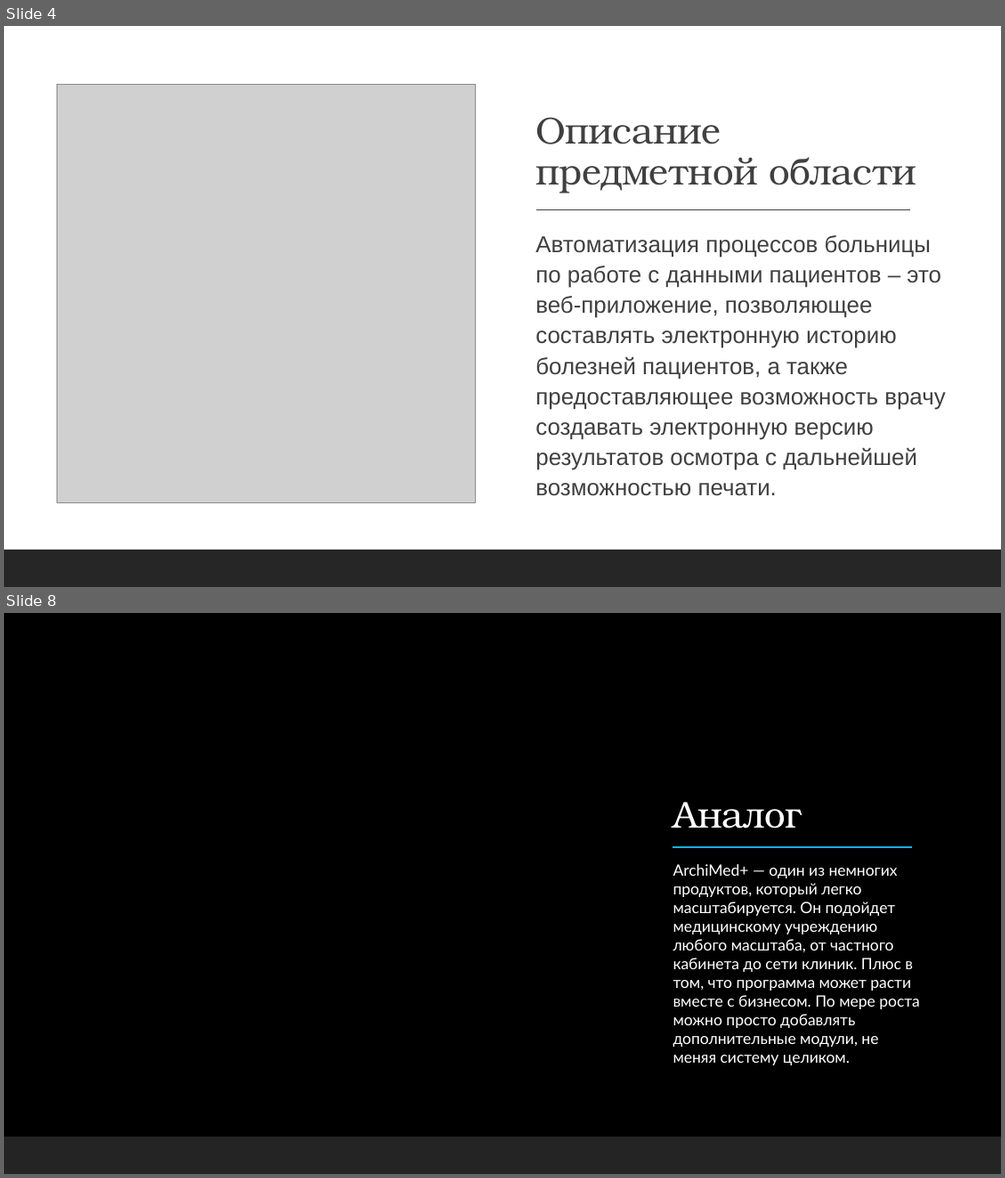
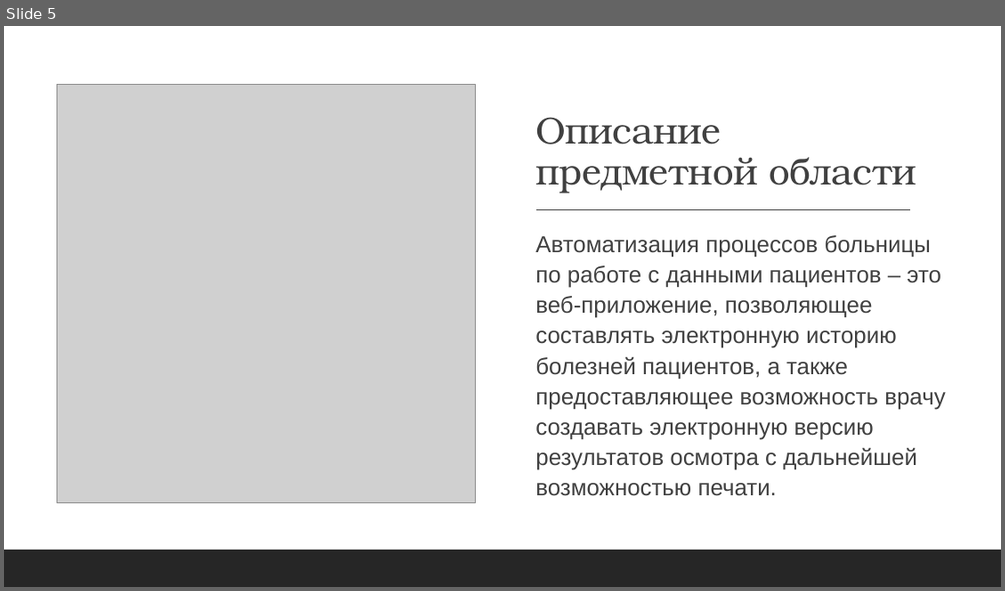
Before and after one commit to thewyolar/esap, a slide deck: Karabanov-Bulanov.pptx. Shown one above the other, each under a label of ours: slides 4 and 8 before the commit, slide 5 after it; the slides between them are not shown. The pictures are 1005x1178 and 1005x591 pixels, drawn with LibreOffice and Linux fonts; fonts in the diff are those of the drawing; grey boxes stand for pictures; background and template pictures are left out. Boxes give left, top, right and bottom in pixels: in the first picture for what was removed or moved away, otherwise in the second. Text is boxed around its words. In the diff, an @@ line names an element or a change of style, - is before the commit and + after.

```diff
--- a/Karabanov-Bulanov.pptx
+++ b/Karabanov-Bulanov.pptx
@@ slide 8 removed at box(4, 613, 1001, 1174), background picture (left out) @@
@@ rectangle removed at box(4, 613, 1001, 1174) @@
@@ rectangle removed at box(646, 714, 943, 1070) @@
@@ text removed at box(673, 802, 803, 828) @@
-Аналог
@@ line removed from (672, 847) to (912, 847) @@
@@ text removed at box(673, 864, 920, 1065) @@
-  ArchiMed+ — один из немногих продуктов, который легко масштабируется. Он подойдет медицинскому учреждению любого масштаба, от частного кабинета до сети клиник. Плюс в том, что программа может расти вместе с бизнесом. По мере роста можно просто добавлять дополнительные модули, не меняя систему целиком.
@@ rectangle removed at box(4, 1136, 1001, 1174) @@
@@ rectangle removed at box(4, 1136, 1001, 1174) @@
@@ what was slide 4 is now slide 5 @@
```
Also in this commit, not shown: 5 slides changed, 5 slides added, 4 other slides removed.
